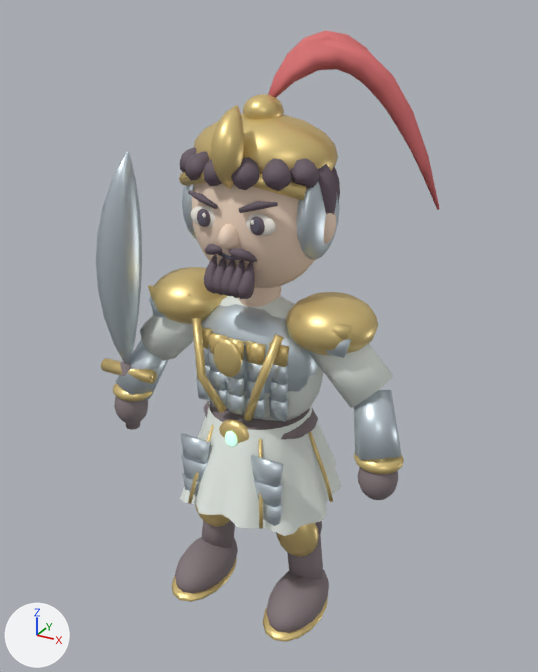
A saved change to the glTF model samkok/web/models/51-e1.glb.
The view is the same before and after, from a 50 mm lens placed at (1.87, -3.29, 3.43), pointed at (0.02, 0.07, 1.75). The axes (+X, +Y, +Z) are drawn at lower left. The lights are the same throughout. The first picture is the older version.

Script lines for the objects in view, before the commit:
```python
mat_antique_gold = principled_material('Antique gold')
mat_antique_gold.base_color = (0.788, 0.604, 0.247)  # yellow #e6cc88
mat_antique_gold.metallic = 0.58
mat_antique_gold.roughness = 0.4
mat_steel = principled_material('Steel')
mat_steel.base_color = (0.604, 0.686, 0.741)  # light grey #ccd8df
mat_steel.metallic = 0.65
mat_steel.roughness = 0.4
me_51_t1_jade_duelist_mesh = bpy.data.meshes.new('51_T1_Jade Duelist_Mesh')
me_51_t1_jade_duelist_mesh.from_pydata(...)  # 9082 vertices, 16596 faces; spans x -0.98..0.92, y -0.48..0.49, z 0.02..3.34
me_51_t1_jade_duelist_mesh.materials.append(mat_silk_d2dfd1)  # white #eaf0ea
me_51_t1_jade_duelist_mesh.materials.append(mat_antique_gold)  # yellow #e6cc88
me_51_t1_jade_duelist_mesh.materials.append(mat_hair_251b22)  # dark grey #6a5c66
me_51_t1_jade_duelist_mesh.materials.append(mat_warm_skin)  # beige #f8ddc7
me_51_t1_jade_duelist_mesh.materials.append(mat_ink)  # grey #635f70
me_51_t1_jade_duelist_mesh.materials.append(mat_ivory)  # white #faf5eb
me_51_t1_jade_duelist_mesh.materials.append(mat_boot_leather)  # grey #85787c
me_51_t1_jade_duelist_mesh.materials.append(mat_magic_72e6a1)  # green #b2f4d0, glowing green #b2f4d0
me_51_t1_jade_duelist_mesh.materials.append(mat_steel)  # light grey #ccd8df
me_51_t1_jade_duelist_mesh.materials.append(mat_horsehair_crest)  # pink #dd7172
ob_51_t1_jade_duelist_mesh = bpy.data.objects.new('51_T1_Jade Duelist_Mesh', me_51_t1_jade_duelist_mesh)
ob_51_t1_jade_duelist_mesh.location = (0.0, 0.0, 0.0)
```
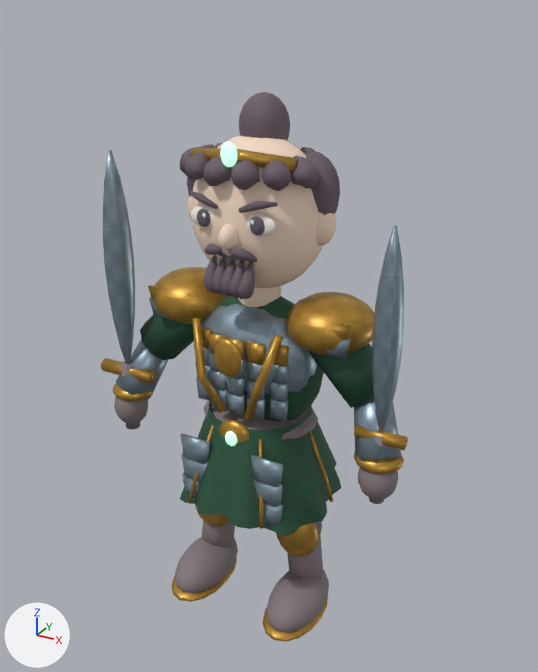
Pixel boxes (x1, y1, x2, y2) of what changed, in the pictures (538 x 672 px):
'51_T1_Jade Duelist_Mesh', surface changed, reshaped (darker, 11% narrower, 10% shorter): before (96, 30, 440, 642); after (101, 92, 408, 642)
part 1 of me_51_t1_jade_duelist_mesh, added (brown): after (354, 424, 408, 450)
part 2 of me_51_t1_jade_duelist_mesh, added: after (369, 435, 384, 504)
part 3 of me_51_t1_jade_duelist_mesh, added (blue): after (372, 225, 404, 432)
part 4 of me_51_t1_jade_duelist_mesh, added (brown): after (190, 148, 297, 172)
part 5 of me_51_t1_jade_duelist_mesh, deleted: before (296, 181, 340, 260)
part 6 of me_51_t1_jade_duelist_mesh, deleted: before (182, 185, 196, 238)
part 7 of me_51_t1_jade_duelist_mesh, cut back: before (96, 30, 440, 364); after (103, 92, 290, 364)
part 8 of me_51_t1_jade_duelist_mesh, recoloured (white to green): before (140, 296, 394, 536); after (140, 296, 373, 536)

Diff of the bpy script that builds the scene:
```diff
--- a/samkok/web/models/51-e1.glb.py
+++ b/samkok/web/models/51-e1.glb.py
@@ mat_antique_gold @@
 n0 = _N.new('ShaderNodeBsdfPrincipled'); n0.name = 'Principled BSDF'
-n0.inputs[0].default_value = (0.788, 0.604, 0.247, 1.0)  # 'Base Color', yellow #e6cc88
 n0.inputs[1].default_value = 0.58  # 'Metallic'
@@ mat_antique_gold @@
 n1 = _N.new('ShaderNodeOutputMaterial'); n1.name = 'Material Output'
+n2 = _N.new('ShaderNodeTexImage'); n2.name = 'Image Texture'
+n2.image = img_engraved_c99a3f
+n3 = _N.new('ShaderNodeNormalMap'); n3.name = 'Normal Map'
+n3.uv_map = 'UVMap'
+n3.inputs[0].default_value = 0.45  # 'Strength'
+n4 = _N.new('ShaderNodeTexImage'); n4.name = 'Image Texture.001'
+n4.image = img_surface_normal_false
 _L.new(n0.outputs[0], n1.inputs[0])  # 'BSDF' to 'Surface'
+_L.new(n2.outputs[0], n0.inputs[0])  # 'Color' to 'Base Color'
+_L.new(n3.outputs[0], n0.inputs[5])  # 'Normal' to 'Normal'
+_L.new(n4.outputs[0], n3.inputs[1])  # 'Color' to 'Color'
@@ mat_steel @@
 n0 = _N.new('ShaderNodeBsdfPrincipled'); n0.name = 'Principled BSDF'
-n0.inputs[0].default_value = (0.604, 0.686, 0.741, 1.0)  # 'Base Color', light grey #ccd8df
 n0.inputs[1].default_value = 0.65  # 'Metallic'
@@ mat_steel @@
 n1 = _N.new('ShaderNodeOutputMaterial'); n1.name = 'Material Output'
+n2 = _N.new('ShaderNodeTexImage'); n2.name = 'Image Texture'
+n2.image = img_engraved_9aafbd
+n3 = _N.new('ShaderNodeNormalMap'); n3.name = 'Normal Map'
+n3.uv_map = 'UVMap'
+n3.inputs[0].default_value = 0.45  # 'Strength'
+n4 = _N.new('ShaderNodeTexImage'); n4.name = 'Image Texture.001'
+n4.image = img_surface_normal_false
 _L.new(n0.outputs[0], n1.inputs[0])  # 'BSDF' to 'Surface'
+_L.new(n2.outputs[0], n0.inputs[0])  # 'Color' to 'Base Color'
+_L.new(n3.outputs[0], n0.inputs[5])  # 'Normal' to 'Normal'
+_L.new(n4.outputs[0], n3.inputs[1])  # 'Color' to 'Color'
@@ mat_silk_285a40 @@
+mat_silk_285a40 = bpy.data.materials.new('Silk 285a40')
+# uses the picture img_surface_normal_true
+# uses the picture img_weave_285a40
@@ me_51_t1_jade_duelist_mesh @@
-me_51_t1_jade_duelist_mesh.from_pydata(...)  # 9082 vertices, 16596 faces; spans x -0.98..0.92, y -0.48..0.49, z 0.02..3.34
+me_51_t1_jade_duelist_mesh.from_pydata(...)  # 8284 vertices, 15092 faces; spans x -0.98..0.93, y -0.48..0.48, z 0.02..3.06
+# me_51_t1_jade_duelist_mesh part 1: a new loose piece, a 10-sided cylinder along x spanning x 0.67..0.93, y -0.213..-0.147, z 1.425..1.495, in mat_antique_gold
+# me_51_t1_jade_duelist_mesh part 2: a new loose piece, a 10-sided cylinder along z spanning x 0.76..0.84, y -0.218..-0.142, z 1.08..1.48, in mat_boot_leather (grey #85787c)
+# me_51_t1_jade_duelist_mesh part 3: a new loose piece of 54 vertices spanning x 0.72..0.88, y -0.25..-0.11, z 1.48..2.55, in mat_steel
+# me_51_t1_jade_duelist_mesh part 4: a new loose piece of 30 vertices spanning x -0.29..0.29, y -0.28..-0.11, z 2.73..2.84, in mat_antique_gold
+# me_51_t1_jade_duelist_mesh part 5: the loose piece of 176 vertices spanning x 0.25..0.41, y -0.19..0.22, z 2.27..2.73 is deleted
+# me_51_t1_jade_duelist_mesh part 6: the loose piece of 176 vertices spanning x -0.41..-0.25, y -0.19..0.22, z 2.27..2.73 is deleted
+# me_51_t1_jade_duelist_mesh part 7: 51 vertices moved from x -0.94..0.0, y -0.3..0.02, z 1.64..3.05 to x -0.89..0.0, y -0.27..0.02, z 1.64..3.05; 919 vertices removed from x -0.39..0.81, y -0.37..0.49, z 2.48..3.34; 349 vertices added at x -0.13..0.13, y -0.3..0.19, z 2.74..3.06
+# me_51_t1_jade_duelist_mesh part 8: 776 faces spanning x -0.78..0.78, y -0.48..0.48, z 0.77..2.04 switch from mat_silk_d2dfd1 (white #eaf0ea) to mat_silk_285a40
 me_51_t1_jade_duelist_mesh.materials.append(mat_antique_gold)
@@ me_51_t1_jade_duelist_mesh @@
 me_51_t1_jade_duelist_mesh.materials.append(mat_steel)
-me_51_t1_jade_duelist_mesh.materials.append(mat_horsehair_crest)  # pink #dd7172
```
